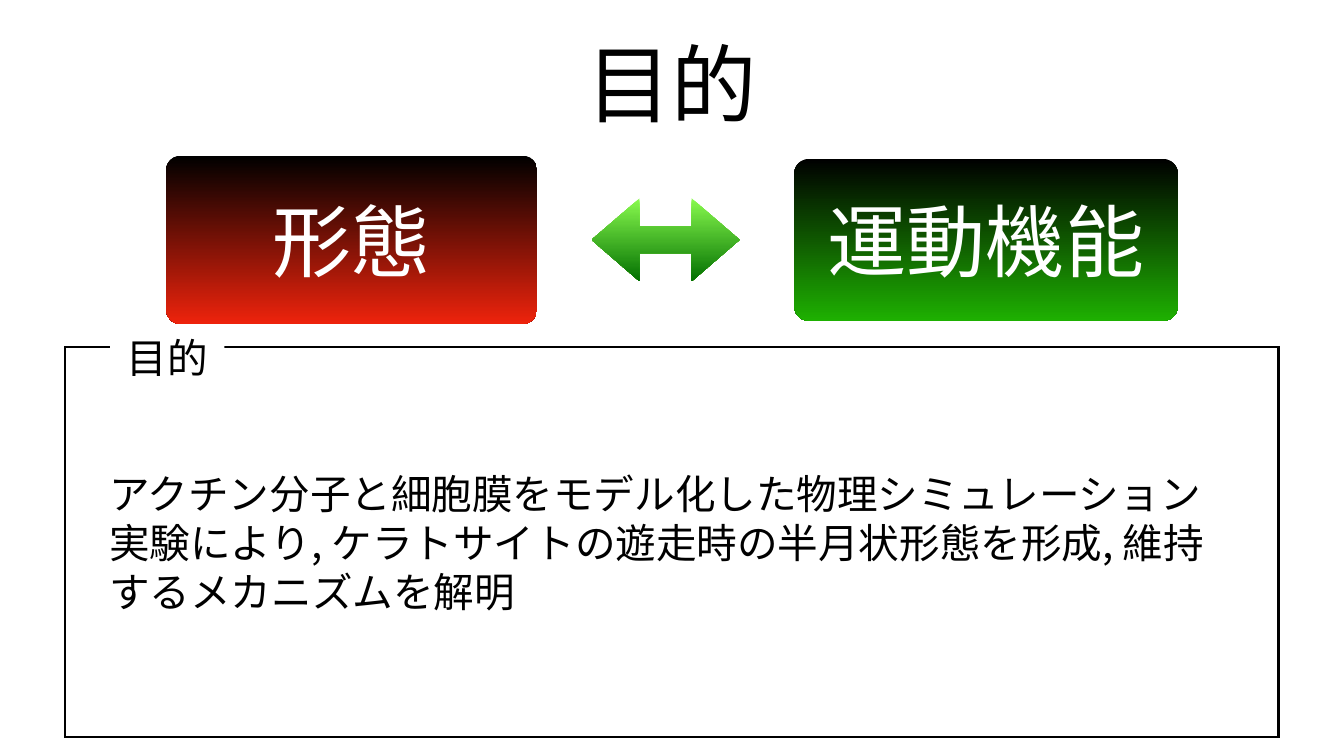
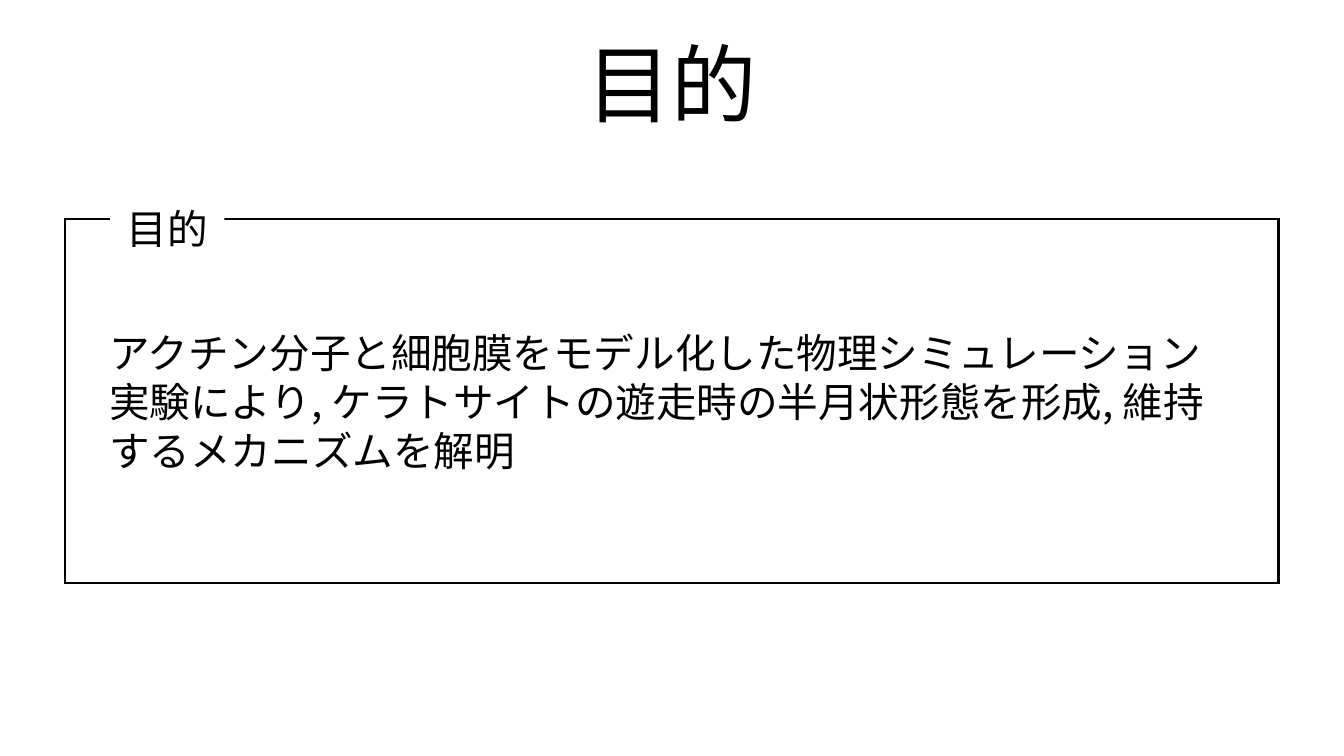
Before and after one commit to tokumaga81/ackera, a slide deck: slide 9 of tokunaga_mp.pptx. Drawn at 1344x756 pixels with LibreOffice and Linux fonts; fonts in the diff are those of the drawing. Boxes give left, top, right and bottom in pixels: in the first picture for what was removed or moved away, otherwise in the second. Text is boxed around its words. In the diff, an @@ line names an element or a change of style, - is before the commit and + after.

```diff
--- a/tokunaga_mp.pptx
+++ b/tokunaga_mp.pptx
@@ text "目的": place and size @@
-text "目的" at [127, 339, 208, 376]
+text "目的" at [127, 210, 208, 247]
@@ rounded rectangle removed at [166, 156, 537, 324] @@
-形態
@@ rounded rectangle removed at [794, 159, 1178, 321] @@
-運動機能
@@ left right arrow removed at [592, 199, 740, 281] @@
@@ rectangle: place and size @@
-rectangle at [66, 347, 1278, 737]
+rectangle at [66, 219, 1278, 583]
@@ text "アクチン分子と細胞膜をモデル化した物理シミュレーション実験により, ケラトサイトの遊走時の半月状形態を形成, 維持するメ ...": place and size @@
-text "アクチン分子と細胞膜をモデル化した物理シミュレーション実験により, ケラトサイトの遊走時の半月状形態を形成, 維持するメ ..." at [109, 474, 1204, 611]
+text "アクチン分子と細胞膜をモデル化した物理シミュレーション実験により, ケラトサイトの遊走時の半月状形態を形成, 維持するメ ..." at [109, 333, 1204, 470]
```
Also in this commit, not shown: 18 other slides changed, 2 slides removed, 7 other files.
